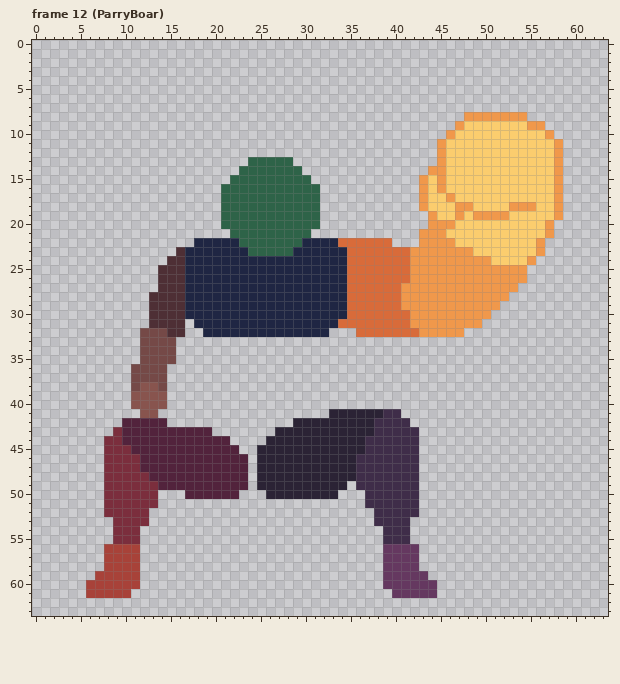
One commit to this pixel-art file: Personal_Roberto/ASEPRITE/1. Liora/Liora_Boar.aseprite. This is how it looked before the edit.
64x64 pixels, 20 frames. Shown: frame 12 (ParryBoar). The commit also changed other frames, which this record leaves out.
Once edited:
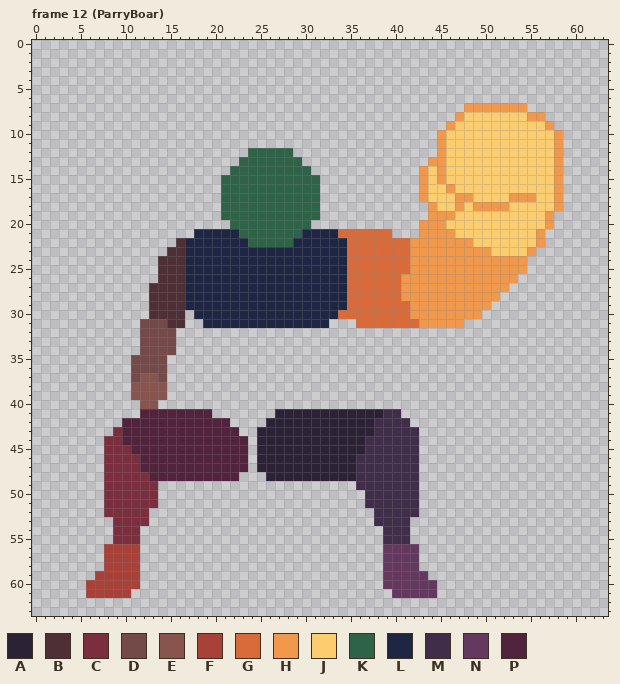
Palette (. is transparent): A #2b2335  B #4e2f35  C #7b2e3d  D #754947  E #88544e  F #a84239  G #d86b3a  H #f0984b  J #fbcd6e  K #2e6348  L #1f2643  M #3f2d49  N #653860  P #52233c
The edit:
--- frame 12 (ParryBoar)
@@ x 0..63 @@
  6 ................................................................
- 7 ................................................................
- 8 ................................................HHHHHHH.........
- 9 ...............................................HJJJJJJJHH.......
-10 ..............................................HJJJJJJJJJJH......
+ 7 ................................................HHHHHHH.........
+ 8 ...............................................HJJJJJJJHH.......
+ 9 ..............................................HJJJJJJJJJJH......
+10 .............................................HJJJJJJJJJJJJH.....
 11 .............................................HJJJJJJJJJJJJH.....
-12 .............................................HJJJJJJJJJJJJH.....
-13 ........................KKKKK................HJJJJJJJJJJJJH.....
-14 .......................KKKKKKK..............HHJJJJJJJJJJJJH.....
-15 ......................KKKKKKKKK............HJHJJJJJJJJJJJJH.....
-16 .....................KKKKKKKKKKK...........HJHJJJJJJJJJJJJH.....
-17 .....................KKKKKKKKKKK...........HJJHJJJJJJJJJJJH.....
-18 .....................KKKKKKKKKKK...........HJJJHHJJJJHHHJJH.....
-19 .....................KKKKKKKKKKK............HJJHJHHHHJJJJJH.....
-20 .....................KKKKKKKKKKK............HHHJJJJJJJJJJH......
-21 ......................KKKKKKKKK............HHHJJJJJJJJJJJH......
-22 ..................LLLLLKKKKKKKLLLLGGGGGG...HHHHJJJJJJJJJH.......
-23 ................BLLLLLLLKKKKKLLLLLLGGGGGGGHHHHHHHJJJJJJJH.......
-24 ...............BBLLLLLLLLLLLLLLLLLLGGGGGGGHHHHHHHHHJJJJH........
+12 ........................KKKKK................HJJJJJJJJJJJJH.....
+13 .......................KKKKKKK..............HHJJJJJJJJJJJJH.....
+14 ......................KKKKKKKKK............HJHJJJJJJJJJJJJH.....
+15 .....................KKKKKKKKKKK...........HJHJJJJJJJJJJJJH.....
+16 .....................KKKKKKKKKKK...........HJJHJJJJJJJJJJJH.....
+17 .....................KKKKKKKKKKK...........HJJJHHJJJJHHHJJH.....
+18 .....................KKKKKKKKKKK............HJJHJHHHHJJJJJH.....
+19 .....................KKKKKKKKKKK............HHHJJJJJJJJJJH......
+20 ......................KKKKKKKKK............HHHJJJJJJJJJJJH......
+21 ..................LLLLLKKKKKKKLLLLGGGGGG...HHHHJJJJJJJJJH.......
+22 ................BLLLLLLLKKKKKLLLLLLGGGGGGGHHHHHHHJJJJJJJH.......
+23 ...............BBLLLLLLLLLLLLLLLLLLGGGGGGGHHHHHHHHHJJJJH........
+24 ..............BBBLLLLLLLLLLLLLLLLLLGGGGGGGHHHHHHHHHHHHH.........
 25 ..............BBBLLLLLLLLLLLLLLLLLLGGGGGGGHHHHHHHHHHHHH.........
-26 ..............BBBLLLLLLLLLLLLLLLLLLGGGGGGGHHHHHHHHHHHHH.........
-27 ..............BBBLLLLLLLLLLLLLLLLLLGGGGGGHHHHHHHHHHHHH..........
-28 .............BBBBLLLLLLLLLLLLLLLLLLGGGGGGHHHHHHHHHHHH...........
-29 .............BBBBLLLLLLLLLLLLLLLLLLGGGGGGHHHHHHHHHHH............
-30 .............BBBBLLLLLLLLLLLLLLLLLLGGGGGGGHHHHHHHHH.............
-31 .............BBBB.LLLLLLLLLLLLLLLLGGGGGGGGHHHHHHHH..............
-32 ............DDDBB..LLLLLLLLLLLLLL...GGGGGGGHHHHH................
+26 ..............BBBLLLLLLLLLLLLLLLLLLGGGGGGHHHHHHHHHHHHH..........
+27 .............BBBBLLLLLLLLLLLLLLLLLLGGGGGGHHHHHHHHHHHH...........
+28 .............BBBBLLLLLLLLLLLLLLLLLLGGGGGGHHHHHHHHHHH............
+29 .............BBBBLLLLLLLLLLLLLLLLLLGGGGGGGHHHHHHHHH.............
+30 .............BBBB.LLLLLLLLLLLLLLLLGGGGGGGGHHHHHHHH..............
+31 ............DDDBB..LLLLLLLLLLLLLL...GGGGGGGHHHHH................
+32 ............DDDD................................................
 33 ............DDDD................................................
 34 ............DDDD................................................
-35 ............DDDD................................................
+35 ...........DDDD.................................................
 36 ...........DDDD.................................................
-37 ...........DDDD.................................................
-38 ...........DEED.................................................
+37 ...........DEED.................................................
+38 ...........EEEE.................................................
 39 ...........EEEE.................................................
-40 ...........EEEE.................................................
-41 ............EE...................AAAAAAMM.......................
-42 ..........PPPPP..............AAAAAAAAAMMMM......................
-43 .........CPPPPPPPPPP.......AAAAAAAAAAAMMMMM.....................
-44 ........CCPPPPPPPPPPPP....AAAAAAAAAAAMMMMMM.....................
-45 ........CCCPPPPPPPPPPPP..AAAAAAAAAAAAMMMMMM.....................
+40 ............EE..................................................
+41 ............PPPPPPPP.......AAAAAAAAAAAAMM.......................
+42 ..........PPPPPPPPPPPP....AAAAAAAAAAAAMMMM......................
+43 .........CPPPPPPPPPPPPP..AAAAAAAAAAAAAMMMMM.....................
+44 ........CCPPPPPPPPPPPPPP.AAAAAAAAAAAAMMMMMM.....................
+45 ........CCCPPPPPPPPPPPPP.AAAAAAAAAAAAMMMMMM.....................
 46 ........CCCCPPPPPPPPPPPP.AAAAAAAAAAAMMMMMMM.....................
 47 ........CCCCPPPPPPPPPPPP.AAAAAAAAAAAMMMMMMM.....................
-48 ........CCCCCPPPPPPPPPPP.AAAAAAAAAAAMMMMMMM.....................
-49 ........CCCCCCPPPPPPPPPP.AAAAAAAAAA.MMMMMMM.....................
-50 ........CCCCCC...PPPPPP...AAAAAAAA...MMMMMM.....................
+48 ........CCCCCPPPPPPPPPP...AAAAAAAAAAMMMMMMM.....................
+49 ........CCCCCC......................MMMMMMM.....................
+50 ........CCCCCC.......................MMMMMM.....................
 51 ........CCCCCC.......................MMMMMM.....................
Where, in picture pixels (left, top, right, bottom), the same in both pictures:
changed: (131, 103, 563, 499)
